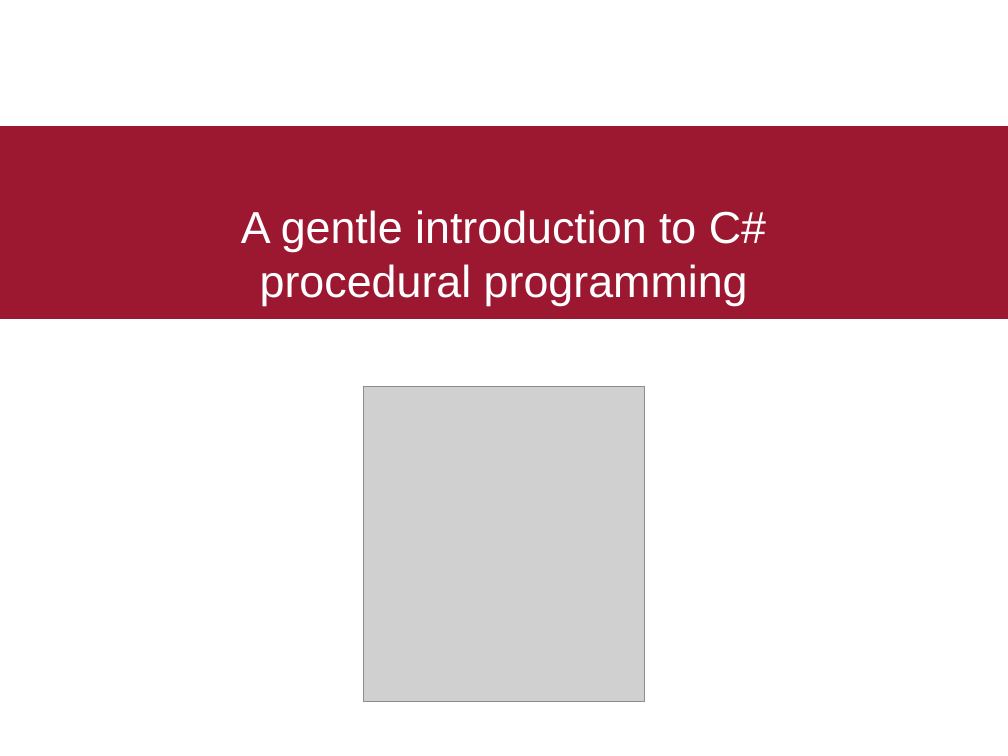
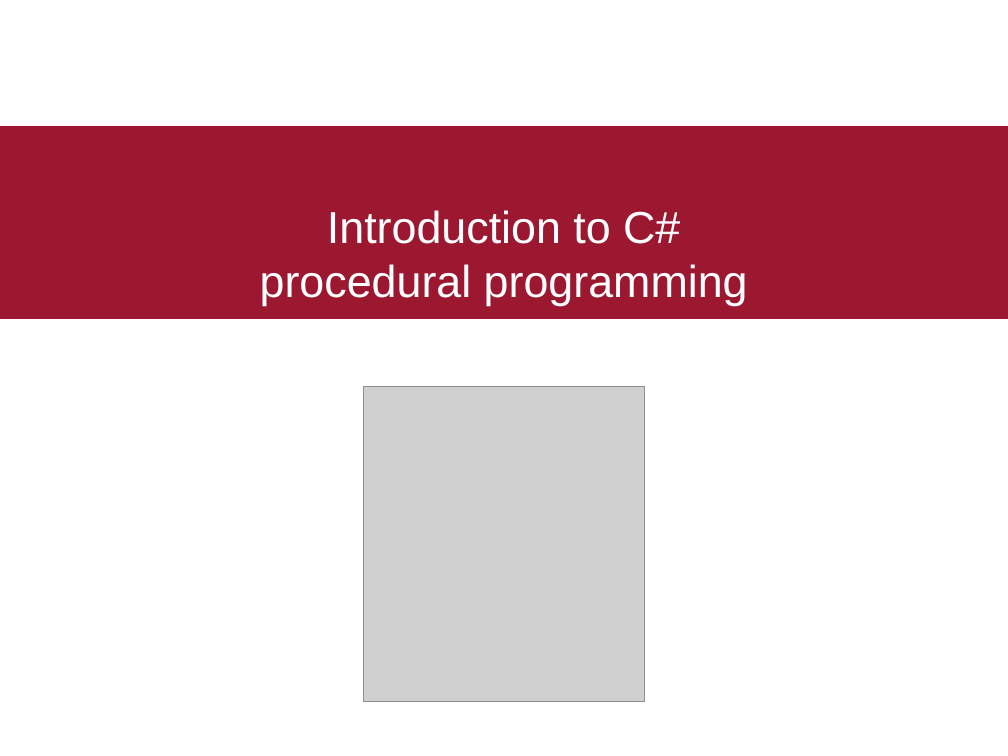
Before and after one commit to ekof-dss/teaching-samples-2021-22, a slide deck: slide 1 of presentations/01-c-sharp-procedural.ppt. Drawn at 1008x756 pixels with LibreOffice and Linux fonts; fonts in the diff are those of the drawing; grey boxes stand for pictures. Boxes give left, top, right and bottom in pixels: in the first picture for what was removed or moved away, otherwise in the second. Text is boxed around its words. In the diff, an @@ line names an element or a change of style, - is before the commit and + after.

```diff
--- a/presentations/01-c-sharp-procedural.ppt
+++ b/presentations/01-c-sharp-procedural.ppt
@@ title at (x1=260, y1=210, x2=748, y2=306): text changed @@
-A gentle introduction to C#
-procedural programming
+Introduction to C#
+procedural programming
```
Also in this commit, not shown: 2 other slides changed, 17 other files.
